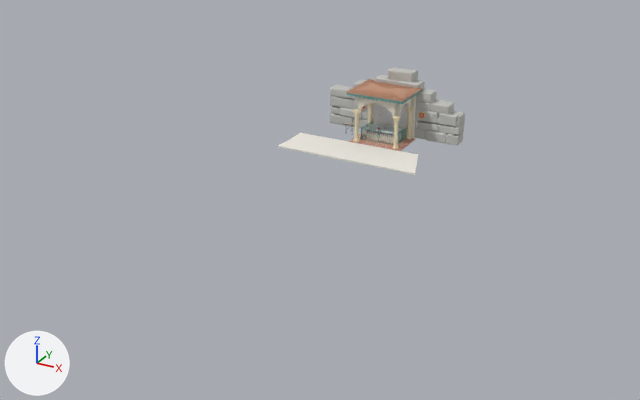
A saved change to the Blender file models/AR_RodeSchoentjes/RD_master.blend.
Rendered twice from a 50 mm lens placed at (28.8, -59.9, 23.3), pointed at (1.8, -10.9, -1.2). Every picture has the same lights, and +X, +Y and +Z are marked at lower left. The picture after the commit comes second.

Objects in the first picture: 'RD_dak__pannen', 'RD_plein__grind', 'RD_rots__rots' and 10 more.
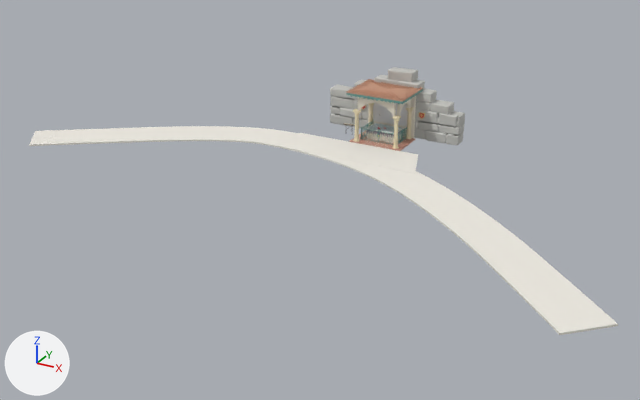
The change, as a list of edits to the scene's bpy script:
```text
Add me_rd_pad__grind:
    me_rd_pad__grind.from_pydata(...)  # 256 vertices, 254 faces; spans x -23.2..23.4, y -21.9..-2.8, z 0.0..0.1
    me_rd_pad__grind.materials.append(mat_mat_grind)  # white #efebe2
Add ob_rd_pad__grind:
    ob_rd_pad__grind = bpy.data.objects.new('RD_pad__grind', me_rd_pad__grind)
    ob_rd_pad__grind.location = (0.0, 0.0, 0.0)
```

Pixel boxes [x1, y1, x2, y2] of what changed, in the pictures (640 x 400 px):
'RD_pad__grind', added
    after: [29, 126, 618, 335]
